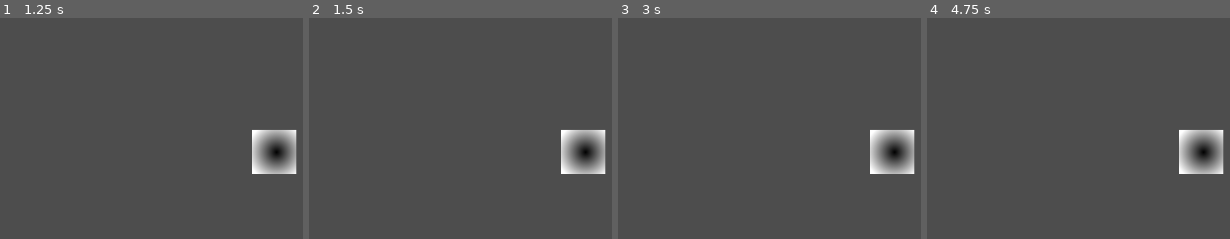
Above: before the commit, frames 1-4 (left to right).
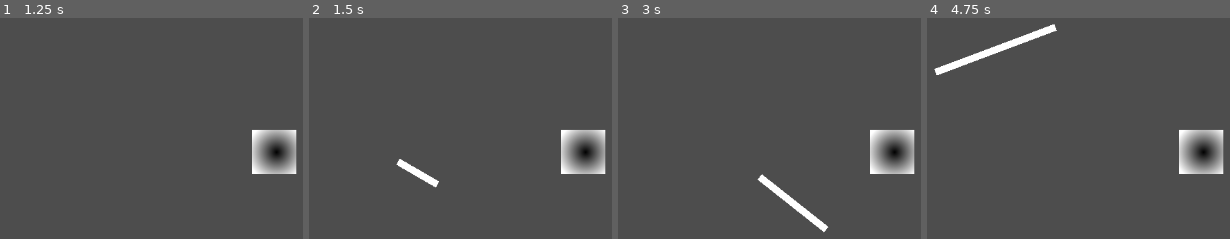
Above: after the commit, the same moments.

Repository: Dolphus2/NordicGameJam2026
Game: Godot game, scene res://scenes/game.tscn
Two runs of this game, one before a commit and one after it. Both use one fixed random seed, a clock stepped at 60 frames per second and the inputs below.
Inputs (mouse positions are in pixels of both pictures, inside the frame that each line leads up to):
- Up to frame 1 (1.25 s): tap Enter (ui_accept) at 0.5, 0.77 s; move the mouse to (outside the picture) at 0.52 s; hold Right (ui_right) from 0.53 s (still down); click (outside the picture) at 0.67 s
- Up to frame 2 (1.5 s): release Right (ui_right) at 1.25 s; tap Enter (ui_accept) at 1.25 s; drag from (396, 161) to (518, 230) at 1.27 s
- Up to frame 3 (3 s): move the mouse to (outside the picture) at 2.02 s; hold Left (ui_left) 2.03-2.75 s; click (outside the picture) at 2.17 s; tap Enter (ui_accept) at 2.75 s; drag from (827, 230) to (627, 73) at 2.77 s
- Up to frame 4 (4.75 s): move the mouse to (outside the picture) at 3.52 s; hold Right (ui_right) 3.53-4.25 s; click (outside the picture) at 3.67 s; tap Enter (ui_accept) at 3.77, 4.25 s; drag from (936, 73) to (1054, 26) at 4.27 s

Frame 1 is identical in both runs. In frame 2, 0.5% of the frame differs, in the area x 28-43%, y 63-77%; in frame 3, 1.0%; in frame 4, 1.4%, in the area x 2-43%, y 2-26%.

Commit message:
Added line renderer for slicing

Diff:
--- a/scenes/game.tscn
+++ b/scenes/game.tscn
@@ -1,6 +1,7 @@
 [gd_scene format=3 uid="uid://01rjvcv7a1o1"]
 
 [ext_resource type="PackedScene" uid="uid://dovur5twno2b1" path="res://scenes/player.tscn" id="1_uwrxv"]
+[ext_resource type="Script" uid="uid://dsh6rj3l6pk1g" path="res://scripts/slicer.gd" id="2_yqjtg"]
 
 [node name="Game" type="Node2D" unique_id=1375401336]
 
@@ -8,3 +9,6 @@
 position = Vector2(37, 18)
 
 [node name="Camera2D" type="Camera2D" parent="." unique_id=367364067]
+
+[node name="Line2D" type="Line2D" parent="." unique_id=1922331221]
+script = ExtResource("2_yqjtg")
--- /dev/null
+++ b/scripts/slicer.gd
@@ -0,0 +1,30 @@
+extends Line2D
+
+var slice_start: Vector2 = Vector2.ZERO
+var slice_end: Vector2 = Vector2.ZERO
+var dragging: bool = false
+
+# Potential dummy function that can be called do the slicing
+func dummy() -> void:
+	pass
+
+func _process(delta: float) -> void:
+	# Render the line while dragging
+	if dragging:
+		clear_points()
+		add_point(slice_start)
+		add_point(get_global_mouse_position())
+
+func _input(event : InputEvent) -> void:
+	if event is InputEventMouseButton:
+		if event.button_index == MOUSE_BUTTON_LEFT:
+			# Start dragging
+			if event.pressed:
+				slice_start = get_global_mouse_position()
+				dragging = true
+			# Button release
+			else:
+				slice_end = get_global_mouse_position()
+				dragging = false
+				clear_points()
+				dummy()
Not shown, added: scripts/slicer.gd.uid
